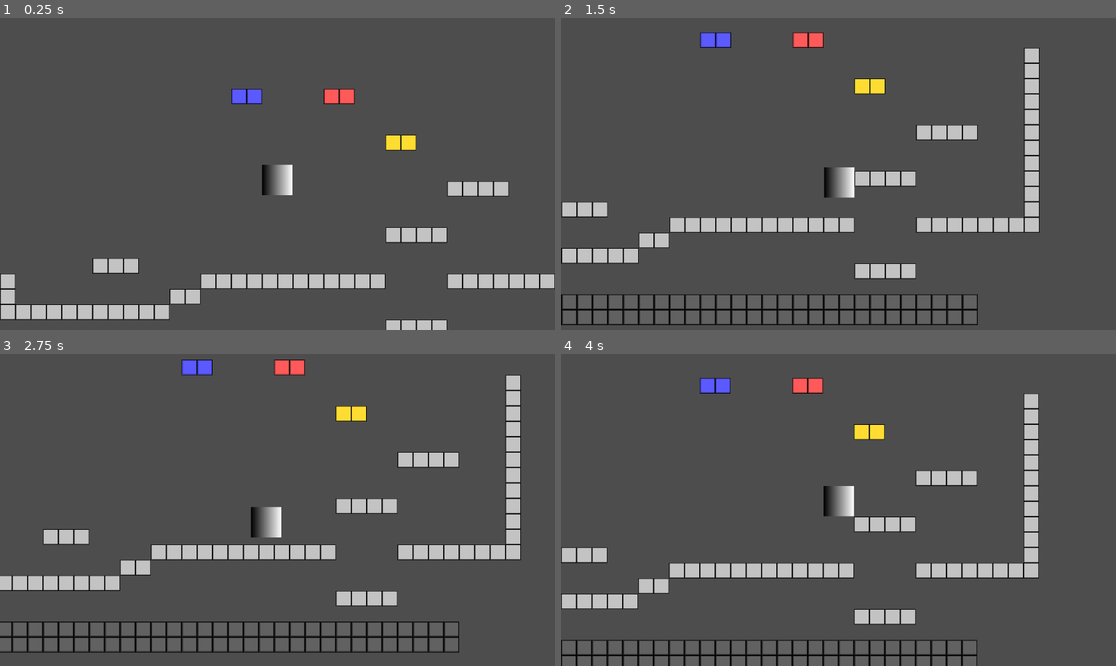
Above: before the commit, frames 1-4 (two rows, left to right).
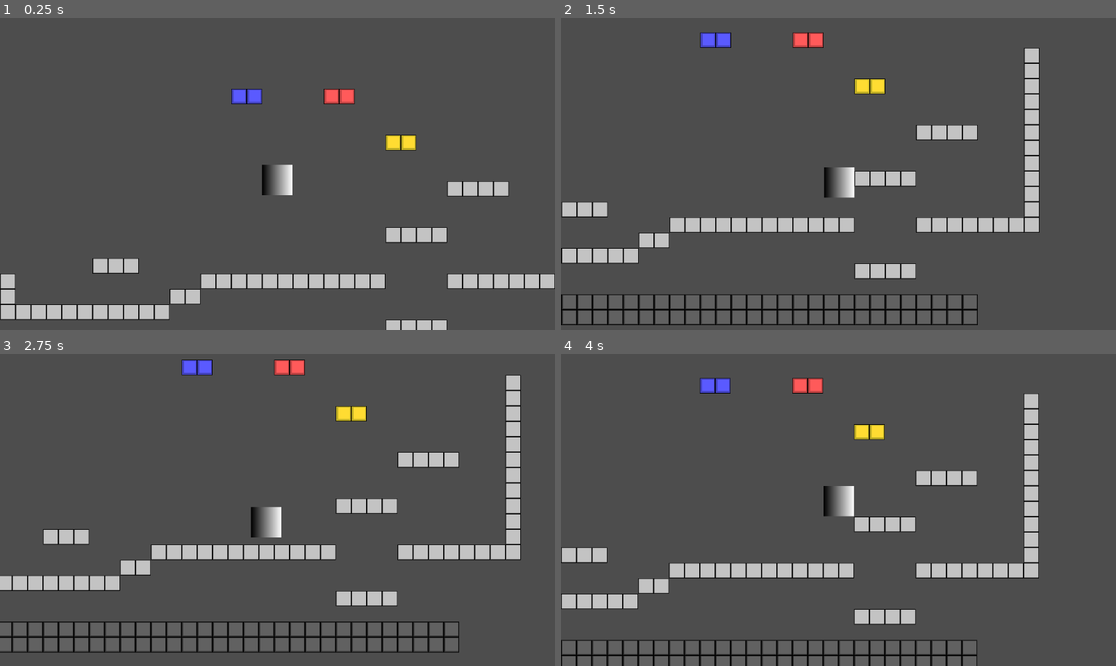
Above: after the commit, the same moments.

Repository: return-misaPuding/swatch-platformer
Game: Godot game, scene res://main.tscn
Same seed, same stepped clock (60 frames per second), same inputs: the game is played once before the commit and once after it.
Inputs:
- Up to frame 1 (0.25 s): no input
- Up to frame 2 (1.5 s): tap Enter at 0.5 s; hold Right (ui_right) from 0.53 s (still down); tap Alt at 0.6 s; tap W (jump) at 0.77 s; tap Shift at 1.35 s
- Up to frame 3 (2.75 s): tap W (jump) at 1.52 s; release Right (ui_right) at 2.03 s; hold Left (ui_left) from 2.03 s (still down); tap Alt at 2.1 s
- Up to frame 4 (4 s): release Left (ui_left) at 2.78 s; hold Right (ui_right) from 2.78 s (still down); tap Shift at 2.85 s; tap W (jump) at 3.02, 3.77 s; tap Alt at 3.6 s

The runs differ from the first frame. In frame 1, 0.2% of the frame differs, in the area x 41-75%, y 22-43%; in frame 2, 0.2%; in frame 3, 0.1%; in frame 4, 0.2%.

Commit message:
Added color changing with effects on the player sprite, changed tile images

Diff:
--- a/main.tscn
+++ b/main.tscn
@@ -6,6 +6,29 @@
 [ext_resource type="Texture2D" uid="uid://bqpccpexe3pn5" path="res://images/maptile32-yellow.png" id="4_1bvp3"]
 [ext_resource type="Texture2D" uid="uid://cr045l41hh12d" path="res://images/maptile32-red.png" id="5_lquwl"]
 [ext_resource type="Texture2D" uid="uid://bw1h7fdvj0rca" path="res://images/maptile32-blue.png" id="6_7mycd"]
+
+[sub_resource type="Gradient" id="Gradient_7mycd"]
+colors = PackedColorArray(0, 0, 0, 1, 0.7529412, 0.3529412, 0.3529412, 1)
+
+[sub_resource type="GradientTexture2D" id="GradientTexture2D_272bh"]
+gradient = SubResource("Gradient_7mycd")
+
+[sub_resource type="Gradient" id="Gradient_5vw27"]
+colors = PackedColorArray(0, 0, 0, 1, 1, 0.78431374, 0.19607843, 1)
+
+[sub_resource type="GradientTexture2D" id="GradientTexture2D_kek77"]
+gradient = SubResource("Gradient_5vw27")
+
+[sub_resource type="Gradient" id="Gradient_4c57u"]
+colors = PackedColorArray(0, 0, 0, 1, 0.3529412, 0.3529412, 0.7529412, 1)
+
+[sub_resource type="GradientTexture2D" id="GradientTexture2D_efxa6"]
+gradient = SubResource("Gradient_4c57u")
+
+[sub_resource type="Gradient" id="Gradient_dg77c"]
+
+[sub_resource type="GradientTexture2D" id="GradientTexture2D_ycdy4"]
+gradient = SubResource("Gradient_dg77c")
 
 [sub_resource type="Gradient" id="Gradient_7dm0k"]
 
@@ -64,6 +87,10 @@
 [node name="Player" type="CharacterBody2D" parent="."]
 collision_mask = 15
 script = ExtResource("1_0xm2m")
+red_sprite = SubResource("GradientTexture2D_272bh")
+yellow_sprite = SubResource("GradientTexture2D_kek77")
+blue_sprite = SubResource("GradientTexture2D_efxa6")
+colorless_sprite = SubResource("GradientTexture2D_ycdy4")
 
 [node name="Sprite2D" type="Sprite2D" parent="Player"]
 position = Vector2(0, 1)
--- a/player.gd
+++ b/player.gd
@@ -1,9 +1,16 @@
 extends CharacterBody2D
 
-
-const SPEED = 280.0
+@export var red_sprite: Texture2D
+@export var yellow_sprite: Texture2D
+@export var blue_sprite: Texture2D
+@export var colorless_sprite: Texture2D
+@onready var sprite_array = [colorless_sprite,yellow_sprite, red_sprite, blue_sprite]
+@onready var sprite = $Sprite2D
+const MAIN_SPEED = 280.0
+var SPEED = MAIN_SPEED
 const JUMP_VELOCITY = -400.0
 var double_jump = 2
+var velocity_cancel_charge = 3
 const COLOR_STOP = 4
 var color_counter = 1
 var first_frame = true
@@ -35,9 +42,13 @@
 			collision_mask = 0b1111 #make all color tiles collide
 		else:
 			inv_col_mask(color_counter)
+		sprite.texture = sprite_array[color_counter-1]
 		print(color_counter)
 		print(collision_mask)
 
+
+	if Input.is_action_just_pressed("velocity_cancel"):
+		pass
 	# Get the input direction and handle the movement/deceleration.
 	# As good practice, you should replace UI actions with custom gameplay actions.
 	var direction := Input.get_axis("ui_left", "ui_right")
--- a/project.godot
+++ b/project.godot
@@ -63,6 +63,12 @@
 "events": [Object(InputEventKey,"resource_local_to_scene":false,"resource_name":"","device":-1,"window_id":0,"alt_press …(192 unchanged characters)…
 ]
 }
+velocity_cancel={
+"deadzone": 0.2,
+"events": [Object(InputEventKey,"resource_local_to_scene":false,"resource_name":"","device":-1,"window_id":0,"alt_pressed":false,"shift_pressed":false,"ctrl_pressed":false,"meta_pressed":false,"pressed":false,"keycode":0,"physical_keycode":81,"key_label":0,"unicode":113,"location":0,"echo":false,"script":null)
+, Object(InputEventKey,"resource_local_to_scene":false,"resource_name":"","device":-1,"window_id":0,"alt_pressed":false,"shift_pressed":false,"ctrl_pressed":false,"meta_pressed":false,"pressed":false,"keycode":0,"physical_keycode":4194305,"key_label":0,"unicode":0,"location":0,"echo":false,"script":null)
+]
+}
 
 [layer_names]
 
Binary file changed: images/maptile32-blue.png
Binary file changed: images/maptile32-red.png
Binary file changed: images/maptile32-yellow.png
Not shown: 1 places in main.tscn that only renumber resources
